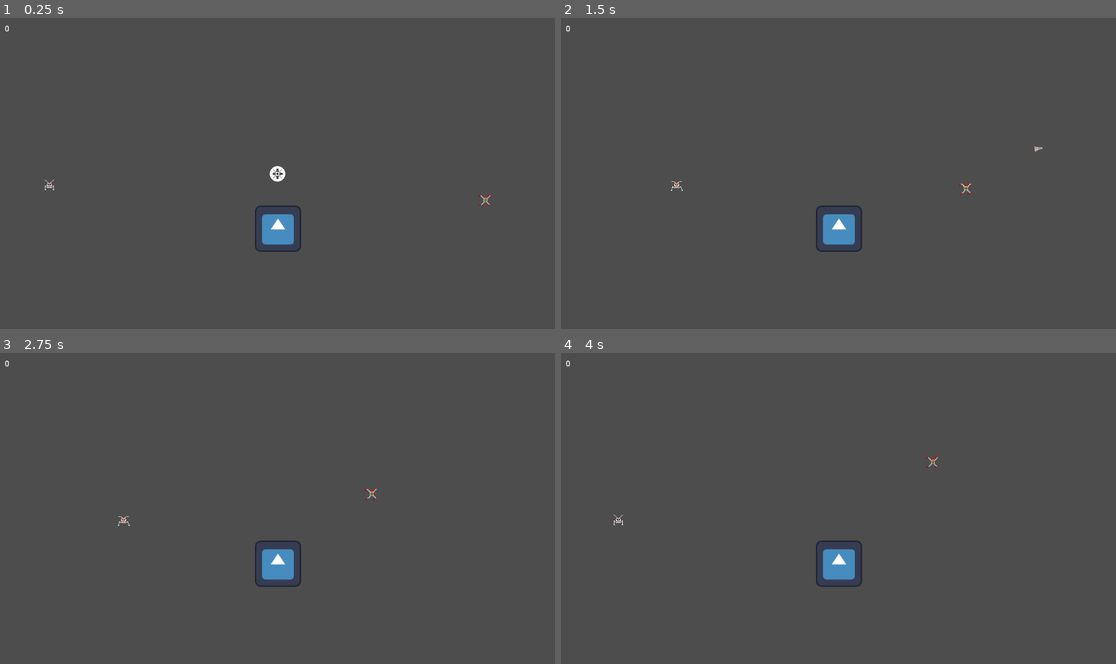
Above: before the commit, frames 1-4 (two rows, left to right).
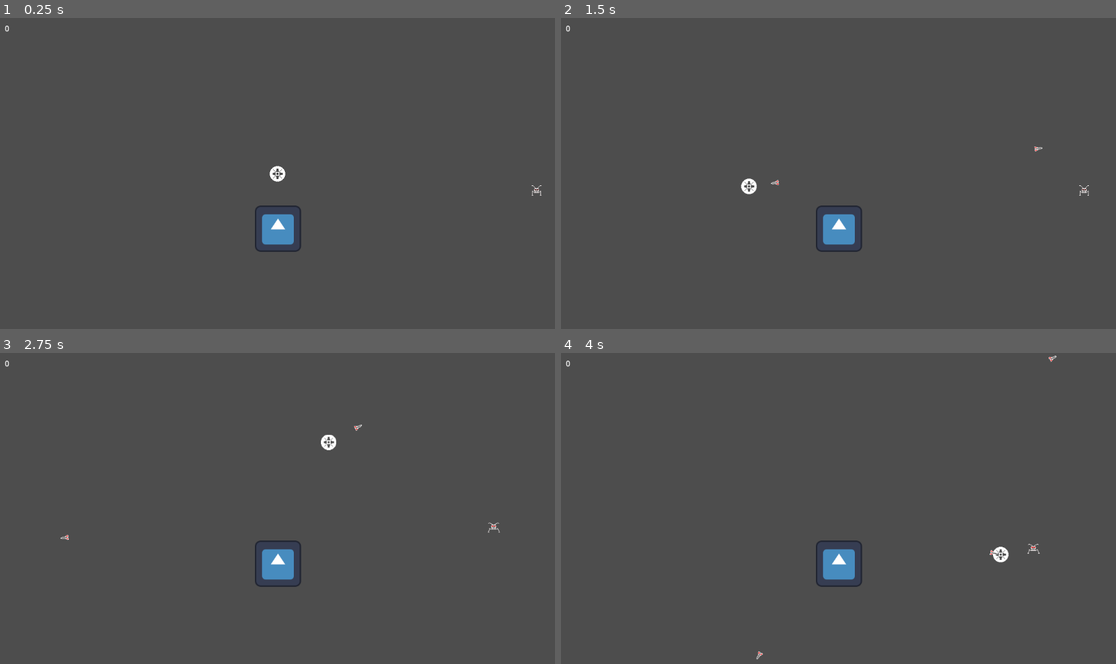
Above: after the commit, the same moments.

Repository: coderdojoathenry/Creators-2024
Game: Godot game, scene res://scenes/main.tscn
Two runs of this game, one before a commit and one after it. Both use one fixed random seed, a clock stepped at 60 frames per second and the inputs below. The engine's default icon, where the game draws it, is replaced by a stand-in: a white triangle on a blue panel in a dark square.
Inputs (mouse positions are in pixels of both pictures, inside the frame that each line leads up to):
- Up to frame 1 (0.25 s): no input
- Up to frame 2 (1.5 s): move the mouse to (960, 157) at 0.52 s; tap Space (Shoot) at 0.6, 1.35 s; move the mouse to (727, 189) at 1.27 s
- Up to frame 3 (2.75 s): move the mouse to (333, 440) at 2.02 s; tap Space (Shoot) at 2.1 s
- Up to frame 4 (4 s): move the mouse to (810, 570) at 2.77 s; tap Space (Shoot) at 2.85, 3.6 s; move the mouse to (1005, 555) at 3.52 s

The runs differ from the first frame. In frame 1, less than 0.1% of the frame differs, in the area x 8-98%, y 52-61%; in frame 2, 0.2%; in frame 3, 0.2%, in the area x 10-91%, y 22-61%; in frame 4, 0.2%.

Commit message:
Week 14

Diff:
--- a/Crystal Quest/crystal-quest/project.godot
+++ b/Crystal Quest/crystal-quest/project.godot
@@ -15,6 +15,10 @@
 config/features=PackedStringArray("4.3", "Mobile")
 config/icon="res://icon.svg"
 
+[autoload]
+
+GlobalObjects="*res://scripts/global_objects.gd"
+
 [input]
 
 Shoot={
--- a/Crystal Quest/crystal-quest/scenes/enemy_0.tscn
+++ b/Crystal Quest/crystal-quest/scenes/enemy_0.tscn
@@ -29,7 +29,6 @@
 }]
 
 [node name="Enemy0" type="AnimatableBody2D"]
-position = Vector2(75, 349)
 collision_layer = 8
 collision_mask = 3
 sync_to_physics = false
--- /dev/null
+++ b/Crystal Quest/crystal-quest/scenes/enemy_2.tscn
@@ -0,0 +1,56 @@
+[gd_scene load_steps=9 format=3 uid="uid://ddj08t3yxs0y6"]
+
+[ext_resource type="Script" path="res://scripts/enemy.gd" id="1_82d0y"]
+[ext_resource type="Texture2D" uid="uid://bxgtep3brnolj" path="res://textures/enemy_2.png" id="2_fqj15"]
+[ext_resource type="Script" path="res://scripts/bomb_dropper.gd" id="3_1wwoj"]
+[ext_resource type="PackedScene" uid="uid://yqkq4dp7eg4k" path="res://scenes/mine.tscn" id="4_juptr"]
+
+[sub_resource type="RectangleShape2D" id="RectangleShape2D_d3l7h"]
+size = Vector2(32, 32)
+
+[sub_resource type="AtlasTexture" id="AtlasTexture_v1ums"]
+atlas = ExtResource("2_fqj15")
+region = Rect2(0, 0, 32, 32)
+
+[sub_resource type="AtlasTexture" id="AtlasTexture_vl057"]
+atlas = ExtResource("2_fqj15")
+region = Rect2(0, 32, 32, 32)
+
+[sub_resource type="SpriteFrames" id="SpriteFrames_6nedg"]
+animations = [{
+"frames": [{
+"duration": 1.0,
+"texture": SubResource("AtlasTexture_v1ums")
+}, {
+"duration": 1.0,
+"texture": SubResource("AtlasTexture_vl057")
+}],
+"loop": true,
+"name": &"default",
+"speed": 5.0
+}]
+
+[node name="Enemy2" type="AnimatableBody2D"]
+collision_layer = 8
+collision_mask = 3
+sync_to_physics = false
+script = ExtResource("1_82d0y")
+direction = Vector2(1, 0)
+speed = 30.0
+wander_time_min = 1.0
+wander_time_max = 3.0
+score = 300
+persuit_percent = 0.5
+
+[node name="CollisionShape2D" type="CollisionShape2D" parent="."]
+shape = SubResource("RectangleShape2D_d3l7h")
+
+[node name="AnimatedSprite2D" type="AnimatedSprite2D" parent="."]
+sprite_frames = SubResource("SpriteFrames_6nedg")
+autoplay = "default"
+
+[node name="BombDropper" type="Node2D" parent="."]
+script = ExtResource("3_1wwoj")
+bomb = ExtResource("4_juptr")
+min_time = 2.0
+max_time = 10.0
--- /dev/null
+++ b/Crystal Quest/crystal-quest/scenes/enemy_spawner.tscn
@@ -0,0 +1,6 @@
+[gd_scene load_steps=2 format=3 uid="uid://b6s6w51k8i7xf"]
+
+[ext_resource type="Script" path="res://scripts/enemy_spawner.gd" id="1_pirdp"]
+
+[node name="EnemySpawner" type="Node2D"]
+script = ExtResource("1_pirdp")
--- a/Crystal Quest/crystal-quest/scenes/main.tscn
+++ b/Crystal Quest/crystal-quest/scenes/main.tscn
@@ -1,10 +1,12 @@
-[gd_scene load_steps=10 format=3 uid="uid://daj431lewf2ne"]
+[gd_scene load_steps=12 format=3 uid="uid://daj431lewf2ne"]
 
 [ext_resource type="Script" path="res://scripts/game_manager.gd" id="1_6go2g"]
 [ext_resource type="Script" path="res://scripts/mouse_hider.gd" id="3_2qat4"]
 [ext_resource type="PackedScene" uid="uid://bmffrg4pn40r4" path="res://scenes/ship.tscn" id="3_bj7hq"]
 [ext_resource type="PackedScene" uid="uid://yqqh8la3a4uo" path="res://scenes/enemy_0.tscn" id="4_ls1u0"]
 [ext_resource type="PackedScene" uid="uid://0o7c4xfqflxj" path="res://scenes/enemy_1.tscn" id="5_kaim1"]
+[ext_resource type="PackedScene" uid="uid://b6s6w51k8i7xf" path="res://scenes/enemy_spawner.tscn" id="5_n5k65"]
+[ext_resource type="PackedScene" uid="uid://ddj08t3yxs0y6" path="res://scenes/enemy_2.tscn" id="7_68di7"]
 [ext_resource type="Texture2D" uid="uid://citvsogba4b83" path="res://icon.svg" id="9_g4srl"]
 
 [sub_resource type="RectangleShape2D" id="RectangleShape2D_1kds1"]
@@ -57,11 +59,6 @@
 [node name="CollisionShape2D" type="CollisionShape2D" parent="Right Wall"]
 shape = SubResource("RectangleShape2D_igmsx")
 
-[node name="Enemy0" parent="." instance=ExtResource("4_ls1u0")]
-
-[node name="Enemy1" parent="." instance=ExtResource("5_kaim1")]
-position = Vector2(1011, 382)
-
 [node name="StaticBody2D" type="StaticBody2D" parent="."]
 position = Vector2(577, 438)
 collision_layer = 2
@@ -80,5 +77,15 @@
 offset_bottom = 33.0
 text = "1000000"
 
-[node name="ProjectileLayer" type="Node2D" parent="."]
+[node name="SpawnLayer" type="Node2D" parent="."]
 unique_name_in_owner = true
+
+[node name="EnemySpawner" parent="." node_paths=PackedStringArray("spawn_points") instance=ExtResource("5_n5k65")]
+spawn_points = [NodePath("../Base_left"), NodePath("../Base_right")]
+enemies = Array[PackedScene]([ExtResource("4_ls1u0"), ExtResource("5_kaim1"), ExtResource("7_68di7")])
+
+[node name="Base_left" type="Node2D" parent="."]
+position = Vector2(50, 360)
+
+[node name="Base_right" type="Node2D" parent="."]
+position = Vector2(1102, 360)
--- /dev/null
+++ b/Crystal Quest/crystal-quest/scenes/mine.tscn
@@ -0,0 +1,22 @@
+[gd_scene load_steps=4 format=3 uid="uid://yqkq4dp7eg4k"]
+
+[ext_resource type="Script" path="res://scripts/enemy.gd" id="1_xvqum"]
+[ext_resource type="Texture2D" uid="uid://bigaivvbcvjey" path="res://textures/mine.png" id="2_m7fjn"]
+
+[sub_resource type="RectangleShape2D" id="RectangleShape2D_d3l7h"]
+size = Vector2(32, 32)
+
+[node name="Mine" type="AnimatableBody2D"]
+collision_layer = 8
+collision_mask = 3
+sync_to_physics = false
+script = ExtResource("1_xvqum")
+direction = Vector2(1, 0)
+wander_time_min = 1.0
+wander_time_max = 3.0
+
+[node name="CollisionShape2D" type="CollisionShape2D" parent="."]
+shape = SubResource("RectangleShape2D_d3l7h")
+
+[node name="Sprite2D" type="Sprite2D" parent="."]
+texture = ExtResource("2_m7fjn")
--- /dev/null
+++ b/Crystal Quest/crystal-quest/scripts/bomb_dropper.gd
@@ -0,0 +1,23 @@
+extends Node2D
+
+@export var bomb : PackedScene
+@export var min_time : float
+@export var max_time : float
+
+var time_to_next_bomb : float
+
+# Called when the node enters the scene tree for the first time.
+func _ready() -> void:
+	set_time_to_next_bomb()
+
+# Called every frame. 'delta' is the elapsed time since the previous frame.
+func _process(delta: float) -> void:
+	time_to_next_bomb -= delta
+	if (time_to_next_bomb <= 0):
+		var new_bomb = bomb.instantiate() as Node2D
+		new_bomb.global_position = global_position
+		GlobalObjects.SpawnLayer.add_child(new_bomb)
+		set_time_to_next_bomb()
+
+func set_time_to_next_bomb() -> void:
+	time_to_next_bomb = randf_range(min_time, max_time)
--- a/Crystal Quest/crystal-quest/scripts/crystal.gd
+++ b/Crystal Quest/crystal-quest/scripts/crystal.gd
@@ -1,6 +1,4 @@
 extends Area2D
-
-@onready var game_manager: GameManager = %GameManager
 
 # Called when the node enters the scene tree for the first time.
 func _ready() -> void:
@@ -11,5 +9,5 @@
 	pass
 
 func _on_body_entered(body : Node2D) -> void:
-	game_manager.increase_score(1000)
+	GlobalObjects.GameManager.increase_score(1000)
 	queue_free()
--- a/Crystal Quest/crystal-quest/scripts/enemy.gd
+++ b/Crystal Quest/crystal-quest/scripts/enemy.gd
@@ -9,8 +9,6 @@
 
 var vp_rect : Rect2
 var wander_change_dir_time : float
-
-@onready var game_manager: GameManager = %GameManager
 
 # Called when the node enters the scene tree for the first time.
 func _ready() -> void:
@@ -30,8 +28,7 @@
 		set_wander_change_dir_time()
 
 func _physics_process(delta: float) -> void:
-	global_position += direction.normalized() * speed * delta
-	var collision = move_and_collide(direction)
+	var collision = move_and_collide(direction.normalized() * speed * delta)
 	if (collision):
 		var collision_pos = collision.get_position()
 
@@ -47,8 +44,8 @@
 
 
 func pick_direction() -> void:
-	if (randf() < persuit_percent && game_manager.ship != null):
-		direction = game_manager.ship.position - position
+	if (randf() < persuit_percent && GlobalObjects.GameManager.ship != null):
+		direction = GlobalObjects.GameManager.ship.position - position
 		direction = direction.normalized()
 	else:
 		pick_random_direction()
@@ -60,4 +57,4 @@
 		direction.y = randi_range(-1, 1)
 
 func _on_tree_exiting() -> void:
-	game_manager.increase_score(score)
+	GlobalObjects.GameManager.increase_score(score)
--- /dev/null
+++ b/Crystal Quest/crystal-quest/scripts/enemy_spawner.gd
@@ -0,0 +1,30 @@
+extends Node2D
+
+@export var spawn_points : Array[Node2D]
+@export var enemies : Array[PackedScene]
+@export var max_enemies : int = 4
+@export var min_time : float = 2
+@export var max_time : float = 10
+
+var next_spawn_time : float
+
+# Called when the node enters the scene tree for the first time.
+func _ready() -> void:
+	pass
+
+# Called every frame. 'delta' is the elapsed time since the previous frame.
+func _process(delta: float) -> void:
+	if (get_child_count() < max_enemies):
+		next_spawn_time -= delta
+
+		if (next_spawn_time <= 0):
+			var which_spawn = randi_range(0, spawn_points.size() - 1)
+			var which_enemy = randi_range(0, enemies.size() - 1)
+
+			var new_enemy = enemies[which_enemy].instantiate() as Node2D
+			new_enemy.global_position = spawn_points[which_spawn].global_position
+			add_child(new_enemy)
+			set_next_spawn_time()
+
+func set_next_spawn_time() -> void:
+	next_spawn_time = randf_range(min_time, max_time)
--- a/Crystal Quest/crystal-quest/scripts/game_manager.gd
+++ b/Crystal Quest/crystal-quest/scripts/game_manager.gd
@@ -3,6 +3,12 @@
 @export var ship : Node2D
 @export var score : int = 0
 @export var score_label : Label
+
+@onready var spawn_layer: Node2D = %SpawnLayer
+
+func _ready() -> void:
+	GlobalObjects.GameManager = self
+	GlobalObjects.SpawnLayer = spawn_layer
 
 func _process(delta: float) -> void:
 	if (score_label):
--- /dev/null
+++ b/Crystal Quest/crystal-quest/scripts/global_objects.gd
@@ -0,0 +1,4 @@
+extends Node
+
+var GameManager : GameManager
+var SpawnLayer : Node2D
--- a/Crystal Quest/crystal-quest/scripts/ship.gd
+++ b/Crystal Quest/crystal-quest/scripts/ship.gd
@@ -24,7 +24,7 @@
 		new_missile.position = position + \
 							   new_missile.direction * MISSILE_OFFSET
 
-		get_parent().add_child(new_missile)
+		GlobalObjects.SpawnLayer.add_child(new_missile)
 		missile_countdown = min_time_between_missiles
 		shoot_sound.play()
 
@@ -45,4 +45,4 @@
 		var collision_obj = collision.get_collider() as CollisionObject2D
 		if (collision_obj && \
 			collision_obj.get_collision_layer_value(2) == false):
-			%GameManager.inform_body_entered(self)
+			GlobalObjects.GameManager.inform_body_entered(self)
--- a/Crystal Quest/crystal-quest/scripts/ship_killer.gd
+++ b/Crystal Quest/crystal-quest/scripts/ship_killer.gd
@@ -1,4 +1,4 @@
 extends Area2D
 
 func _on_body_entered(body: Node2D) -> void:
-	%GameManager.inform_body_entered(body)
+	GlobalObjects.GameManager.inform_body_entered(body)
